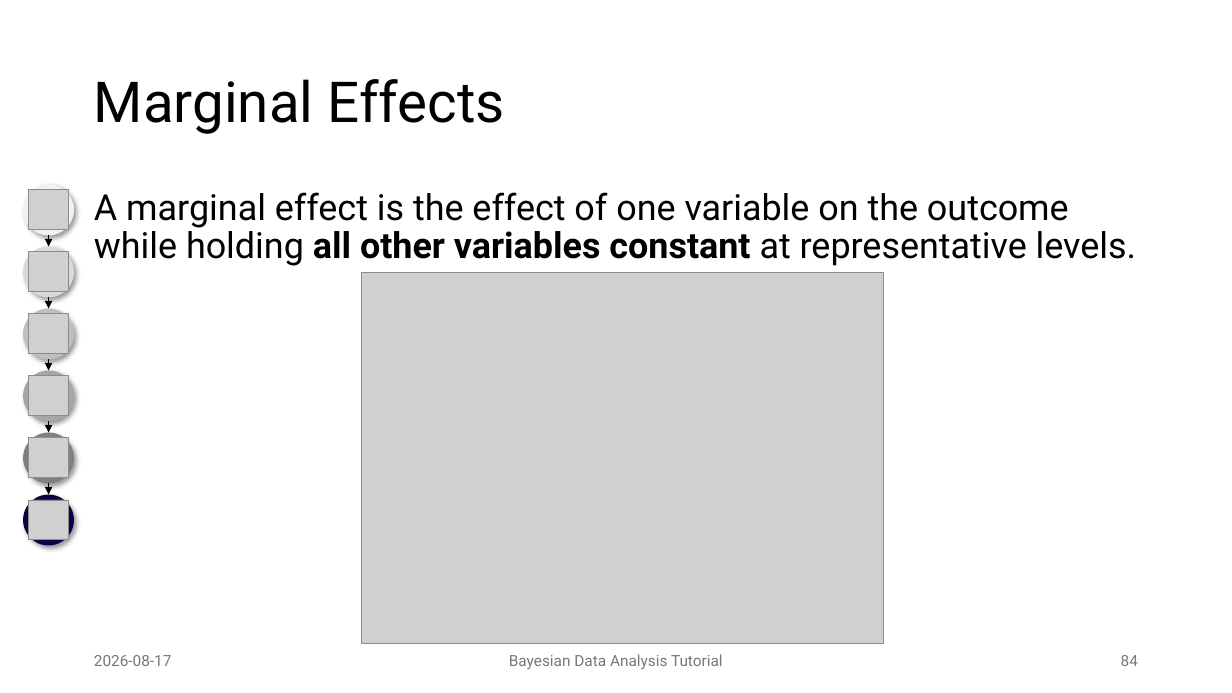
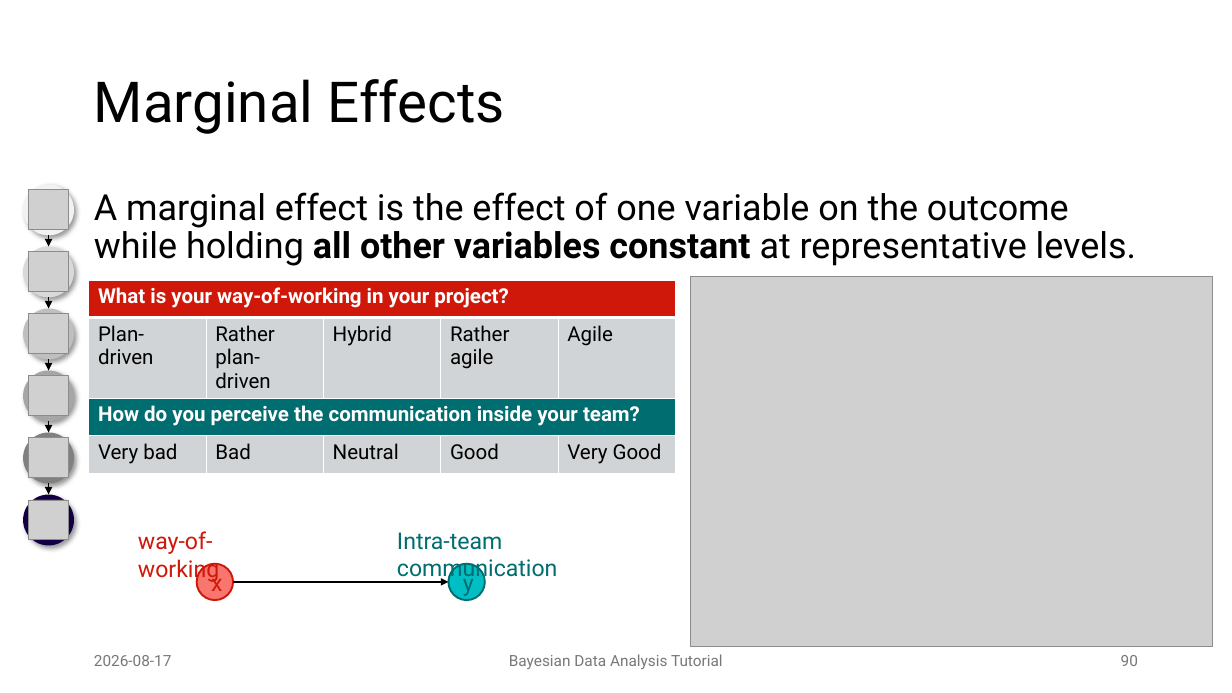
Before and after one commit to JulianFrattini/bda-intro, a slide deck: slide 90 of slides/presentations/2026-08-17-tutorial-reconf.pptx (slide 84 before the commit). Drawn at 1232x693 pixels with LibreOffice and Linux fonts; fonts in the diff are those of the drawing; grey boxes stand for pictures; background and template pictures are left out. Boxes give left, top, right and bottom in pixels: in the first picture for what was removed or moved away, otherwise in the second. Text is boxed around its words. In the diff, an @@ line names an element or a change of style, - is before the commit and + after.

```diff
--- a/slides/presentations/2026-08-17-tutorial-reconf.pptx
+++ b/slides/presentations/2026-08-17-tutorial-reconf.pptx
@@ table added at box(89, 280, 676, 476), 4 rows, 5 columns @@
+What is your way-of-working in your project? |  |  |  | 
+Plan-driven | Rather plan-driven | Hybrid | Rather agile | Agile
+How do you perceive the communication inside your team? |  |  |  | 
+Very bad | Bad | Neutral | Good | Very Good
@@ picture: place and size @@
-picture at box(362, 273, 884, 643)
+picture at box(690, 276, 1213, 647)
@@ text added at box(138, 531, 219, 582), 18 pt, text #D0180A @@
+way-of-working
@@ text added at box(397, 532, 557, 582), 18 pt, text #006D70 @@
+Intra-team communication
@@ ellipse added at box(197, 564, 233, 600), fill #F8766D, outline #D0180A 1.5 pt, 18 pt, text #D0180A @@
+x
@@ ellipse added at box(448, 564, 484, 600), fill #00BFC4, outline #006D70 1.5 pt, 18 pt, text #006D70 @@
+y
@@ arrow added from (233, 582) to (448, 582), #000000 1.5 pt @@
@@ page number at box(1121, 655, 1138, 666): text changed @@
-84
+90
```
Also in this commit, not shown: 13 other slides changed, 9 slides added.
